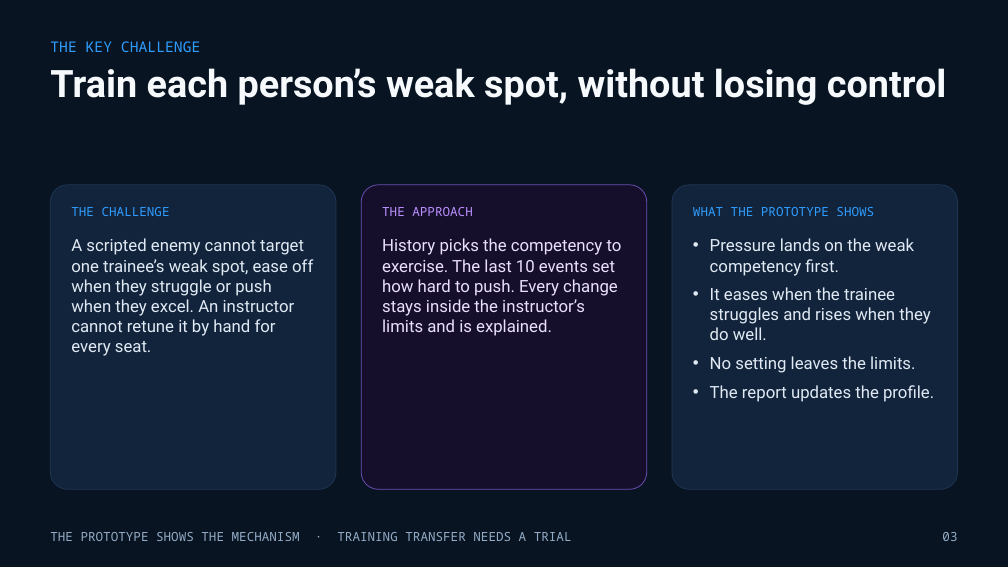
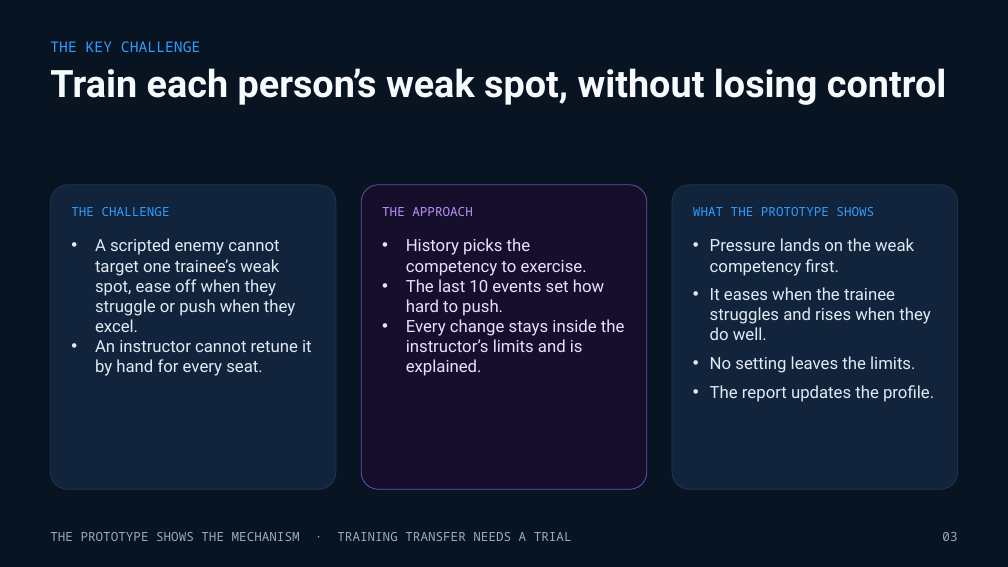
Before and after one commit to buttception/T-S_Hackathon26, a slide deck: slide 3 of cgf-demo/docs/pitch/Adaptive-CGF-Trainer.pptx. Drawn at 1008x567 pixels with LibreOffice and Linux fonts; fonts in the diff are those of the drawing. Boxes give left, top, right and bottom in pixels: in the first picture for what was removed or moved away, otherwise in the second. Text is boxed around its words. In the diff, an @@ line names an element or a change of style, - is before the commit and + after.

Commit message:
updated slides

```diff
--- a/cgf-demo/docs/pitch/Adaptive-CGF-Trainer.pptx
+++ b/cgf-demo/docs/pitch/Adaptive-CGF-Trainer.pptx
@@ text at <box>95,238,312,376</box>: text changed @@
-A scripted enemy cannot target one trainee’s weak spot, ease off when they struggle or push when they excel. An instructor cannot retune it by hand for every seat.
+• A scripted enemy cannot target one trainee’s weak spot, ease off when they struggle or push when they excel.
+• An instructor cannot retune it by hand for every seat.
@@ text at <box>406,238,625,376</box>: text changed @@
-History picks the competency to exercise. The last 10 events set how hard to push. Every change stays inside the instructor’s limits and is explained.
+• History picks the competency to exercise.
+• The last 10 events set how hard to push.
+• Every change stays inside the instructor’s limits and is explained.
```
Also in this commit, not shown: 2 other slides changed.
